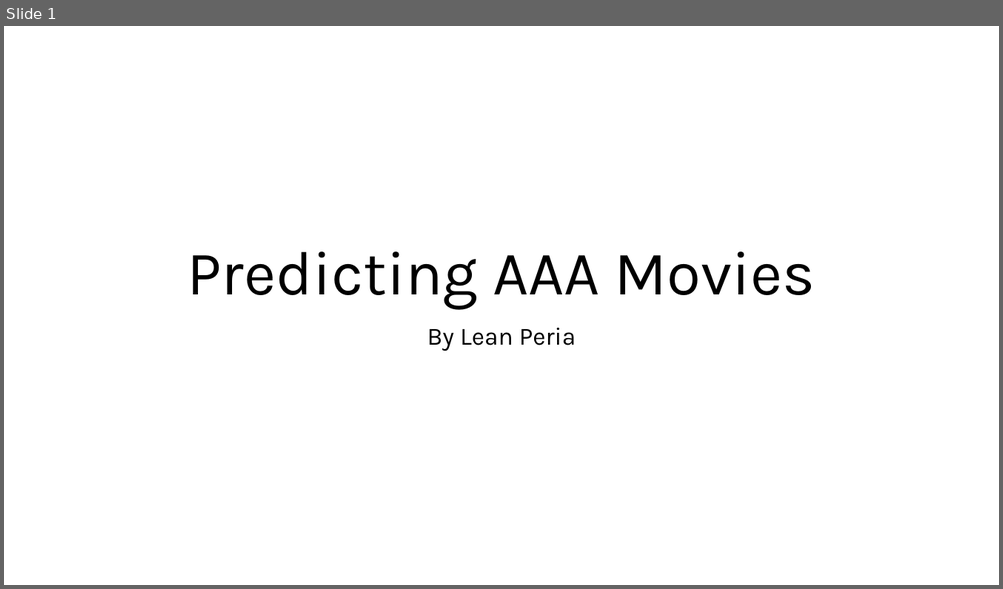
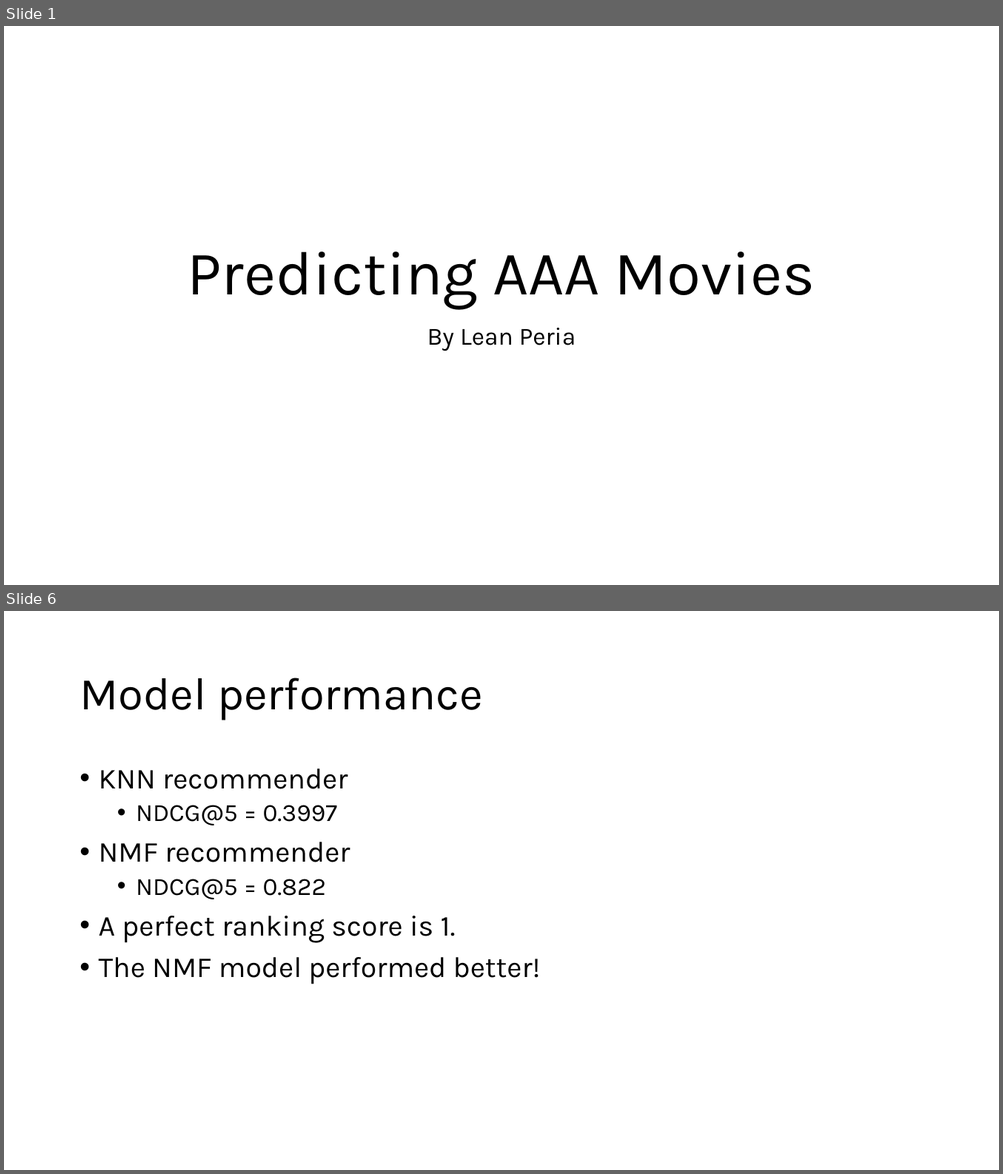
Before and after one commit to leanperia/MoviesRecommendedByLean, a slide deck: Slide Deck - Movie Recommender.pptx. Shown one above the other, each under a label of ours: slide 1 before the commit, slides 1 and 6 after it; the slides between them are not shown. The pictures are 1003x589 and 1003x1174 pixels, drawn with LibreOffice and Linux fonts; fonts in the diff are those of the drawing. Boxes give left, top, right and bottom in pixels: in the first picture for what was removed or moved away, otherwise in the second. Text is boxed around its words. In the diff, an @@ line names an element or a change of style, - is before the commit and + after.

```diff
--- a/Slide Deck - Movie Recommender.pptx
+++ b/Slide Deck - Movie Recommender.pptx
@@ slide 6 added at (4,611,999,1170), background #FFFFFF @@
@@ title added at (79,678,483,721), 44 pt, text #000000 @@
+Model performance
@@ text added at (99,769,540,985), 28 pt, text #000000 @@
+• KNN recommender
+  • NDCG@5 = 0.3997
+• NMF recommender
+  • NDCG@5 = 0.822
+• A perfect ranking score is 1.
+• The NMF model performed better!
```
Also in this commit, not shown: 5 other slides added, 1 slide removed, 3 other files.
